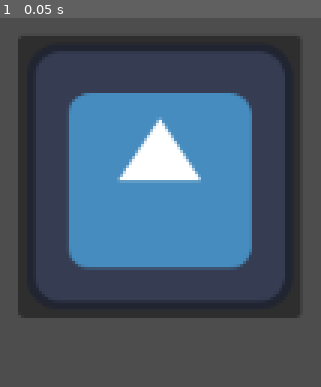
Above: before the commit, frame 1.
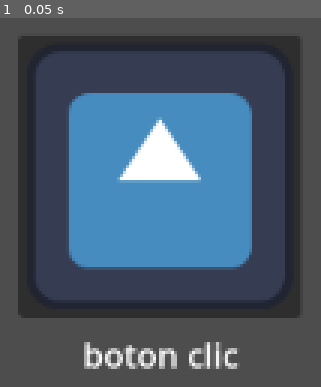
Above: after the commit, the same moment.

Repository: VB47Scarfin/clicki
Game: Godot game, scene res://CC.tscn
Same seed, same stepped clock (60 frames per second), same inputs: the game is played once before the commit and once after it. The project has no main scene, so this scene is started directly. The engine's default icon, where the game draws it, is replaced by a stand-in: a white triangle on a blue panel in a dark square.
Inputs:
- Up to frame 1 (0.05 s): no input

The runs differ from the first frame. In frame 1, 1.9% of the frame differs, in the area x 26-75%, y 87-96%.

Commit message:
botonsin

Diff:
--- a/CC.tscn
+++ b/CC.tscn
@@ -17,3 +17,11 @@
 offset_right = 648.0
 offset_bottom = 368.0
 icon = ExtResource("1_t6e6q")
+
+[node name="Label" type="Label" parent="." unique_id=929080538]
+layout_mode = 0
+offset_left = 543.0
+offset_top = 374.0
+offset_right = 618.0
+offset_bottom = 397.0
+text = "boton clic"
